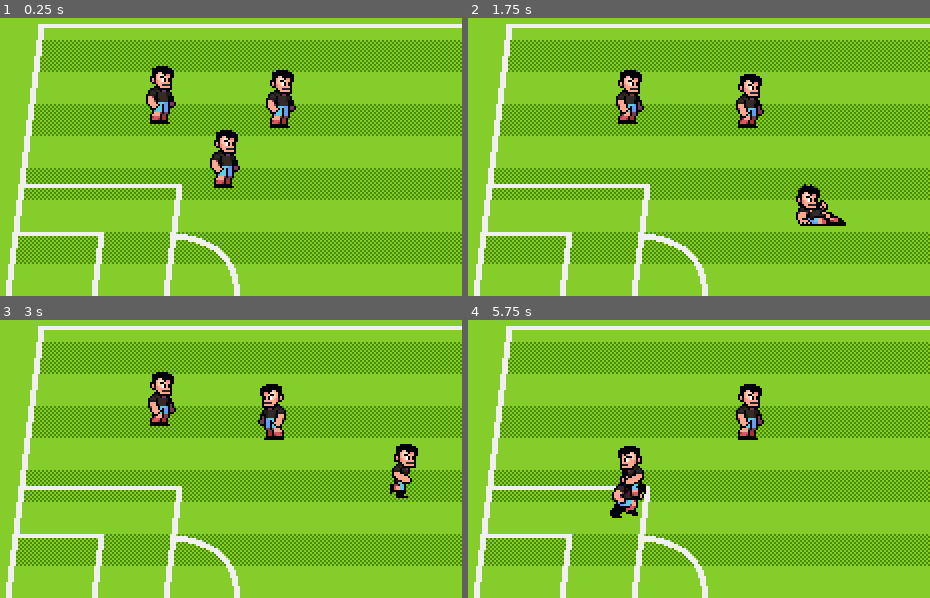
Above: before the commit, frames 1-4 (two rows, left to right).
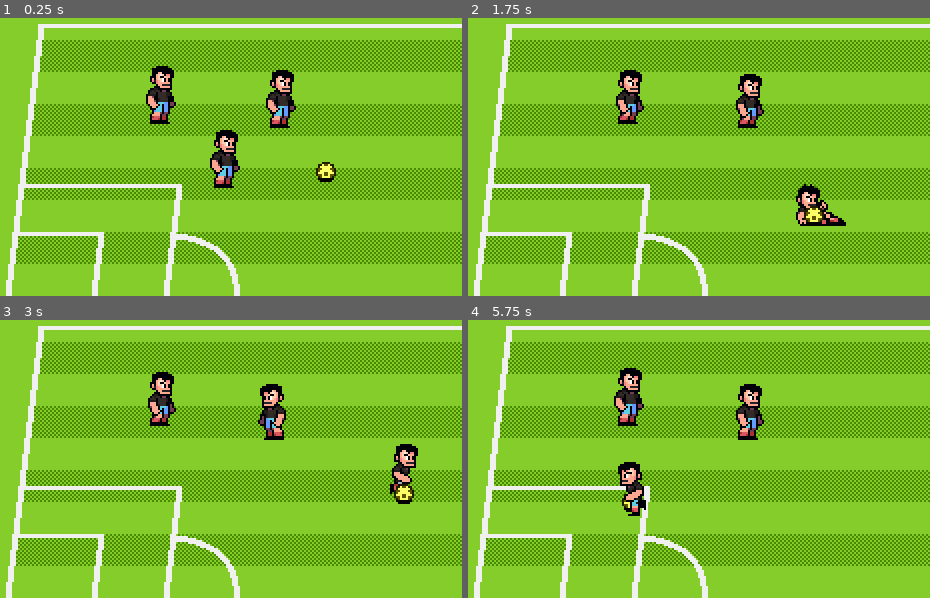
Above: after the commit, the same moments.

Repository: Ushioiu/demo_game_sc_godot
Game: Godot game, scene res://scenes/World.tscn
Two runs of this game, one before a commit and one after it. Both use one fixed random seed, a clock stepped at 60 frames per second and the inputs below.
Inputs:
- Up to frame 1 (0.25 s): no input
- Up to frame 2 (1.75 s): hold Right (p1_right) 0.53-1.28 s; tap [ (p1_pass) at 0.6 s; hold Down (p1_down) from 1.28 s (still down); tap ] (p1_shoot) at 1.35 s
- Up to frame 3 (3 s): release Down (p1_down) at 2.03 s; hold Right (p1_right) 2.03-2.78 s; tap S (p2_down) at 2.1 s; hold Up (p1_up) from 2.78 s (still down); tap A (p2_left) at 2.85 s
- Up to frame 4 (5.75 s): release Up (p1_up) at 3.53 s; hold Left (p1_left) 3.53-5.03 s; tap ` (p2_pass) at 3.6 s; tap D (p2_right) at 4.35 s; hold Down (p1_down) from 5.03 s (still down); tap 1 (p2_shoot) at 5.1 s

The runs differ from the first frame. In frame 1, 0.3% of the frame differs, in the area x 68-73%, y 51-59%; in frame 2, 0.2%; in frame 3, 0.3%; in frame 4, 2.2%, in the area x 30-39%, y 17-72%.

Commit message:
添加球，添加球状态机

Diff:
--- a/project.godot
+++ b/project.godot
@@ -95,6 +95,12 @@
 ]
 }
 
+[layer_names]
+
+2d_physics/layer_1="PitchWalls"
+2d_physics/layer_2="Player"
+2d_physics/layer_3="Ball"
+
 [rendering]
 
 textures/canvas_textures/default_texture_filter=0
--- a/scenes/World.tscn
+++ b/scenes/World.tscn
@@ -1,9 +1,10 @@
-[gd_scene load_steps=5 format=3 uid="uid://b4fmreod8s4gw"]
+[gd_scene load_steps=6 format=3 uid="uid://b4fmreod8s4gw"]
 
 [ext_resource type="Texture2D" uid="uid://cp8l5oj5pym3l" path="res://assets/art/backgrounds/pitch-background.png" id="1_k0juu"]
 [ext_resource type="Texture2D" uid="uid://yfcm7o035e6s" path="res://assets/art/backgrounds/pitch-pattern.png" id="2_71j4m"]
 [ext_resource type="Texture2D" uid="uid://ctfjc11584ri5" path="res://assets/art/backgrounds/pitch-lines.png" id="3_qfnet"]
 [ext_resource type="PackedScene" uid="uid://clf1rwa78prac" path="res://scenes/characters.tscn" id="4_i7141"]
+[ext_resource type="PackedScene" uid="uid://cprc1p73gu4sb" path="res://scenes/ball.tscn" id="5_1lgw5"]
 
 [node name="World" type="Node2D"]
 
@@ -24,13 +25,19 @@
 texture = ExtResource("3_qfnet")
 centered = false
 
-[node name="Player" parent="." instance=ExtResource("4_i7141")]
+[node name="ActorsContainer" type="Node2D" parent="."]
+y_sort_enabled = true
+
+[node name="Player" parent="ActorsContainer" instance=ExtResource("4_i7141")]
 position = Vector2(130, 94)
 
-[node name="Player2" parent="." instance=ExtResource("4_i7141")]
+[node name="Player2" parent="ActorsContainer" instance=ExtResource("4_i7141")]
 position = Vector2(162, 126)
 control_sheme = 1
 
-[node name="Player3" parent="." instance=ExtResource("4_i7141")]
+[node name="Player3" parent="ActorsContainer" instance=ExtResource("4_i7141")]
 position = Vector2(190, 96)
 control_sheme = 2
+
+[node name="Ball" parent="ActorsContainer" instance=ExtResource("5_1lgw5")]
+position = Vector2(212, 123)
--- /dev/null
+++ b/scenes/ball.gd
@@ -0,0 +1,23 @@
+class_name Ball
+extends AnimatableBody2D
+
+@onready var player_detection_area: Area2D = $PlayerDetectionArea
+
+enum State {CARRIED, FREEFORM, SHOT}
+
+var carrier: Player = null
+var current_state: BallState = null
+var state_factory := BallStateFactory.new()
+var velocity := Vector2.ZERO
+
+func _ready():
+	switch_state(State.FREEFORM)
+
+func switch_state(state: Ball.State) -> void:
+	if current_state != null:
+		current_state.queue_free()
+	current_state = state_factory.get_fresh_state(state)
+	current_state.setup(self, player_detection_area, carrier)
+	current_state.state_transition_requested.connect(switch_state)
+	current_state.name = "BallStateMachine" + str(state)
+	call_deferred("add_child", current_state)
--- /dev/null
+++ b/scenes/ball.tscn
@@ -0,0 +1,102 @@
+[gd_scene load_steps=10 format=3 uid="uid://cprc1p73gu4sb"]
+
+[ext_resource type="Texture2D" uid="uid://cw15oo8uq4c75" path="res://assets/art/props/soccer-ball.png" id="1_7s4qf"]
+[ext_resource type="Script" uid="uid://ci5ju4jkfklbn" path="res://scenes/ball.gd" id="1_f7cbr"]
+[ext_resource type="Texture2D" uid="uid://bf4e8kn6hrid1" path="res://assets/art/props/ball-shadow.png" id="2_cxlvu"]
+
+[sub_resource type="CircleShape2D" id="CircleShape2D_7s4qf"]
+radius = 5.0
+
+[sub_resource type="Animation" id="Animation_cxlvu"]
+length = 0.001
+tracks/0/type = "value"
+tracks/0/imported = false
+tracks/0/enabled = true
+tracks/0/path = NodePath("BallSprite:frame")
+tracks/0/interp = 1
+tracks/0/loop_wrap = true
+tracks/0/keys = {
+"times": PackedFloat32Array(0),
+"transitions": PackedFloat32Array(1),
+"update": 1,
+"values": [0]
+}
+
+[sub_resource type="Animation" id="Animation_7s4qf"]
+resource_name = "idle"
+length = 0.1
+loop_mode = 1
+step = 0.1
+tracks/0/type = "value"
+tracks/0/imported = false
+tracks/0/enabled = true
+tracks/0/path = NodePath("BallSprite:frame")
+tracks/0/interp = 1
+tracks/0/loop_wrap = true
+tracks/0/keys = {
+"times": PackedFloat32Array(0),
+"transitions": PackedFloat32Array(1),
+"update": 1,
+"values": [0]
+}
+
+[sub_resource type="Animation" id="Animation_f7cbr"]
+resource_name = "roll"
+length = 0.2
+loop_mode = 1
+step = 0.05
+tracks/0/type = "value"
+tracks/0/imported = false
+tracks/0/enabled = true
+tracks/0/path = NodePath("BallSprite:frame")
+tracks/0/interp = 1
+tracks/0/loop_wrap = true
+tracks/0/keys = {
+"times": PackedFloat32Array(0, 0.05, 0.1, 0.15),
+"transitions": PackedFloat32Array(1, 1, 1, 1),
+"update": 1,
+"values": [0, 1, 2, 3]
+}
+
+[sub_resource type="AnimationLibrary" id="AnimationLibrary_4dx81"]
+_data = {
+&"RESET": SubResource("Animation_cxlvu"),
+&"idle": SubResource("Animation_7s4qf"),
+&"roll": SubResource("Animation_f7cbr")
+}
+
+[sub_resource type="CircleShape2D" id="CircleShape2D_cxlvu"]
+radius = 4.0
+
+[node name="Ball" type="AnimatableBody2D"]
+collision_layer = 4
+script = ExtResource("1_f7cbr")
+
+[node name="BallSprite" type="Sprite2D" parent="."]
+texture = ExtResource("1_7s4qf")
+centered = false
+offset = Vector2(-5, -10)
+hframes = 4
+
+[node name="CollisionShape2D" type="CollisionShape2D" parent="."]
+position = Vector2(0, -5)
+shape = SubResource("CircleShape2D_7s4qf")
+
+[node name="AnimationPlayer" type="AnimationPlayer" parent="."]
+libraries = {
+&"": SubResource("AnimationLibrary_4dx81")
+}
+autoplay = "idle"
+
+[node name="ShadowSprite" type="Sprite2D" parent="."]
+texture = ExtResource("2_cxlvu")
+centered = false
+offset = Vector2(-8, -16)
+
+[node name="PlayerDetectionArea" type="Area2D" parent="."]
+position = Vector2(0, -5)
+collision_layer = 0
+collision_mask = 2
+
+[node name="CollisionShape2D" type="CollisionShape2D" parent="PlayerDetectionArea"]
+shape = SubResource("CircleShape2D_cxlvu")
--- /dev/null
+++ b/scenes/ball_state_factory.gd
@@ -0,0 +1,11 @@
+class_name BallStateFactory
+
+var states: Dictionary = {
+	Ball.State.CARRIED: BallStateCarried,
+	Ball.State.FREEFORM: BallStateFreeform,
+	Ball.State.SHOT: BallStateShot
+}
+
+func get_fresh_state(state: Ball.State) -> BallState:
+	assert(states.has(state), "Unknown state: $state")
+	return states[state].new()
--- /dev/null
+++ b/scenes/ball_states/ball_state.gd
@@ -0,0 +1,13 @@
+class_name BallState
+extends Node
+
+signal state_transition_requested(state: Ball.State)
+
+var ball: Ball = null
+var carrier: Player = null
+var player_detection_area: Area2D = null
+
+func setup(context_ball: Ball, context_player_detection_area: Area2D, context_carrier:Player) -> void:
+	ball = context_ball
+	player_detection_area = context_player_detection_area
+	carrier = context_carrier
--- /dev/null
+++ b/scenes/ball_states/ball_state_carried.gd
@@ -0,0 +1,8 @@
+class_name BallStateCarried
+extends BallState
+
+func _ready():
+	assert(carrier != null)
+
+func _process(_delta: float):
+	ball.position = carrier.position
--- /dev/null
+++ b/scenes/ball_states/ball_state_freeform.gd
@@ -0,0 +1,8 @@
+class_name BallStateFreeform extends BallState
+
+func _ready():
+	player_detection_area.body_entered.connect(on_player_enter)
+
+func on_player_enter(body: Player) -> void:
+	ball.carrier = body
+	state_transition_requested.emit(Ball.State.CARRIED)
--- /dev/null
+++ b/scenes/ball_states/ball_state_shot.gd
@@ -0,0 +1 @@
+class_name BallStateShot extends BallState
--- a/scenes/characters.tscn
+++ b/scenes/characters.tscn
@@ -104,6 +104,7 @@
 height = 18.0
 
 [node name="Player" type="CharacterBody2D"]
+collision_layer = 2
 script = ExtResource("1_xty33")
 speed = 80.0
 
Not shown, added: scenes/ball.gd.uid
Not shown, added: scenes/ball_state_factory.gd.uid
Not shown, added: scenes/ball_states/ball_state.gd.uid
Not shown, added: scenes/ball_states/ball_state_carried.gd.uid
Not shown, added: scenes/ball_states/ball_state_freeform.gd.uid
Not shown, added: scenes/ball_states/ball_state_shot.gd.uid
